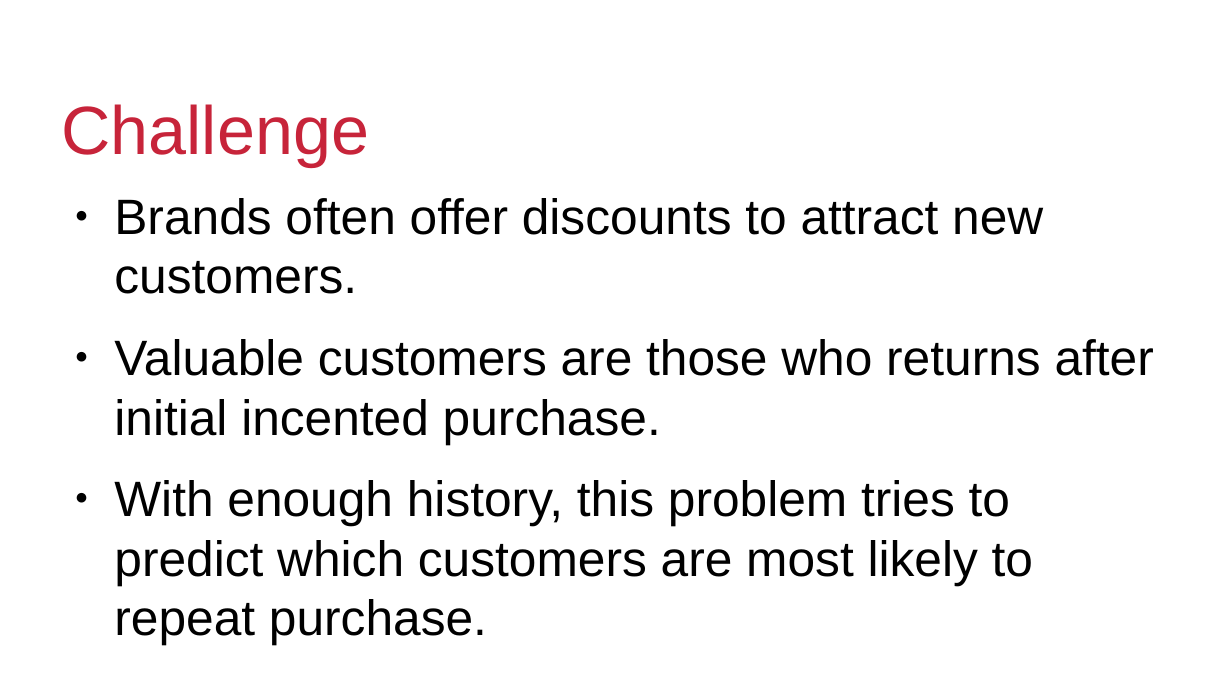
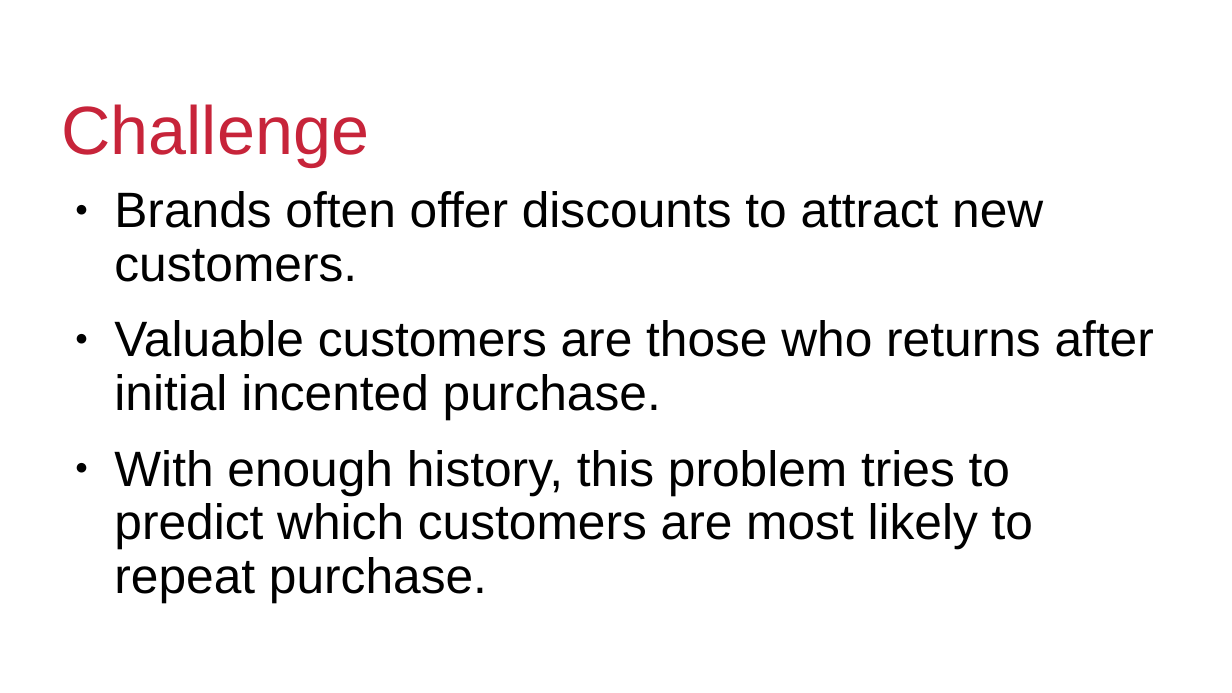
Before and after one commit to kalyanb29/Customer, a slide deck: slide 4 of Analytics.pptx. Drawn at 1232x693 pixels with LibreOffice and Linux fonts; fonts in the diff are those of the drawing; background and template pictures are left out. Boxes give left, top, right and bottom in pixels: in the first picture for what was removed or moved away, otherwise in the second. Text is boxed around its words. In the diff, an @@ line names an element or a change of style, - is before the commit and + after.

```diff
--- a/Analytics.pptx
+++ b/Analytics.pptx
@@ text "Brands often offer discounts to ..." at (114,191,1154,603): line spacing 1 to 0.9 @@
```
Also in this commit, not shown: 8 other slides changed, 1 slide added.
